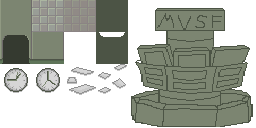
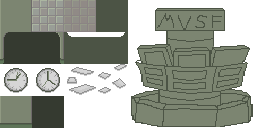
The second 256x128 image is a revision of the first. Changes to its layers:
renamed "Layer 6" to "Layer 9", painted on it over left=0, top=32, right=103, bottom=128
